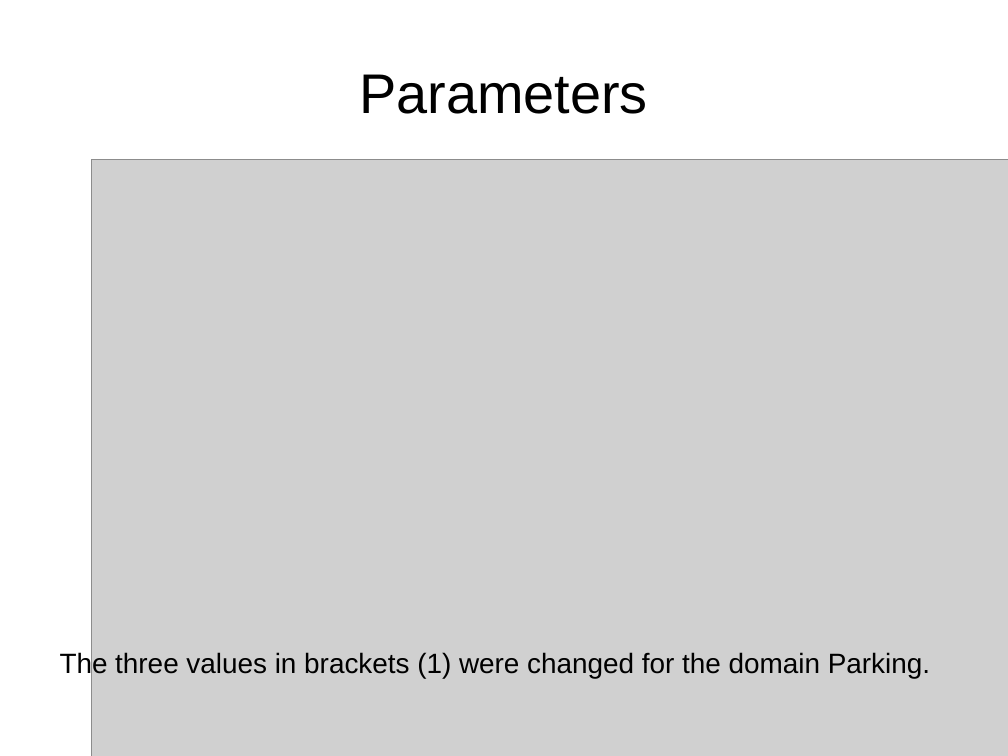
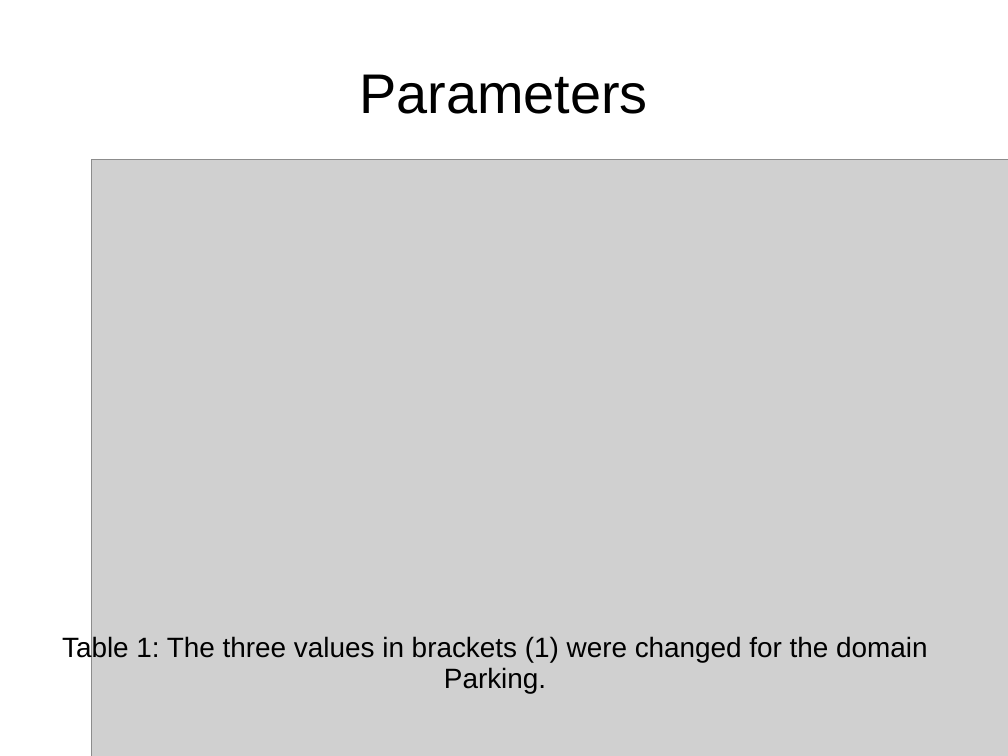
Before and after one commit to nojhan/descarwin, a slide deck: slide 12 of papers/GECCO2011/gecco2011brendelschoenauer/lao-gecco.ppt. Drawn at 1008x756 pixels with LibreOffice and Linux fonts; fonts in the diff are those of the drawing; grey boxes stand for pictures. Boxes give left, top, right and bottom in pixels: in the first picture for what was removed or moved away, otherwise in the second. Text is boxed around its words. In the diff, an @@ line names an element or a change of style, - is before the commit and + after.

```diff
--- a/papers/GECCO2011/gecco2011brendelschoenauer/lao-gecco.ppt
+++ b/papers/GECCO2011/gecco2011brendelschoenauer/lao-gecco.ppt
@@ subtitle at box(62, 636, 927, 694): text changed @@
-The three values in brackets (1) were changed for the domain Parking.
+Table 1: The three values in brackets (1) were changed for the domain Parking.
```
Also in this commit, not shown: 2 other slides changed, 2 slides added.
